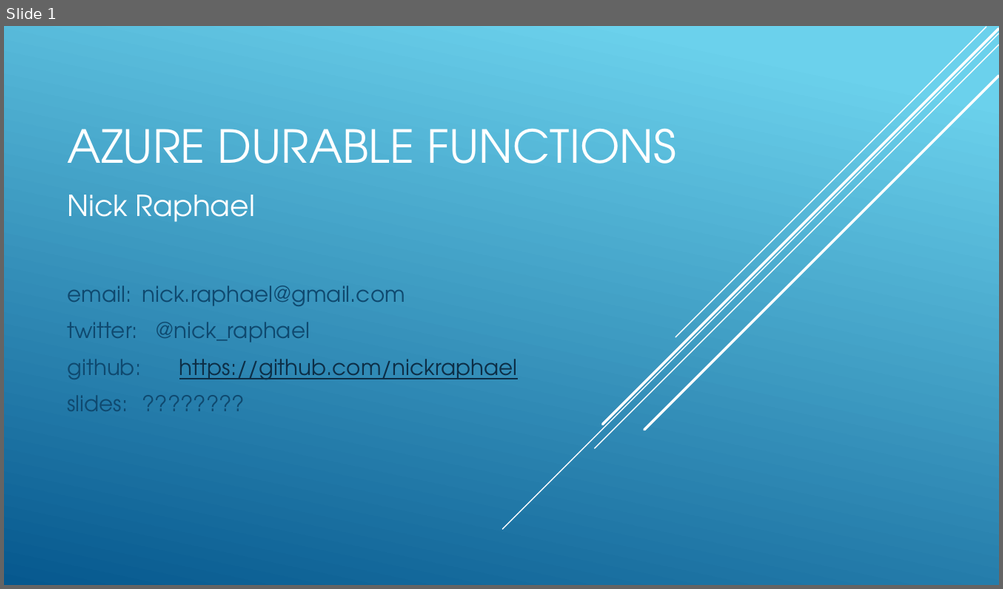
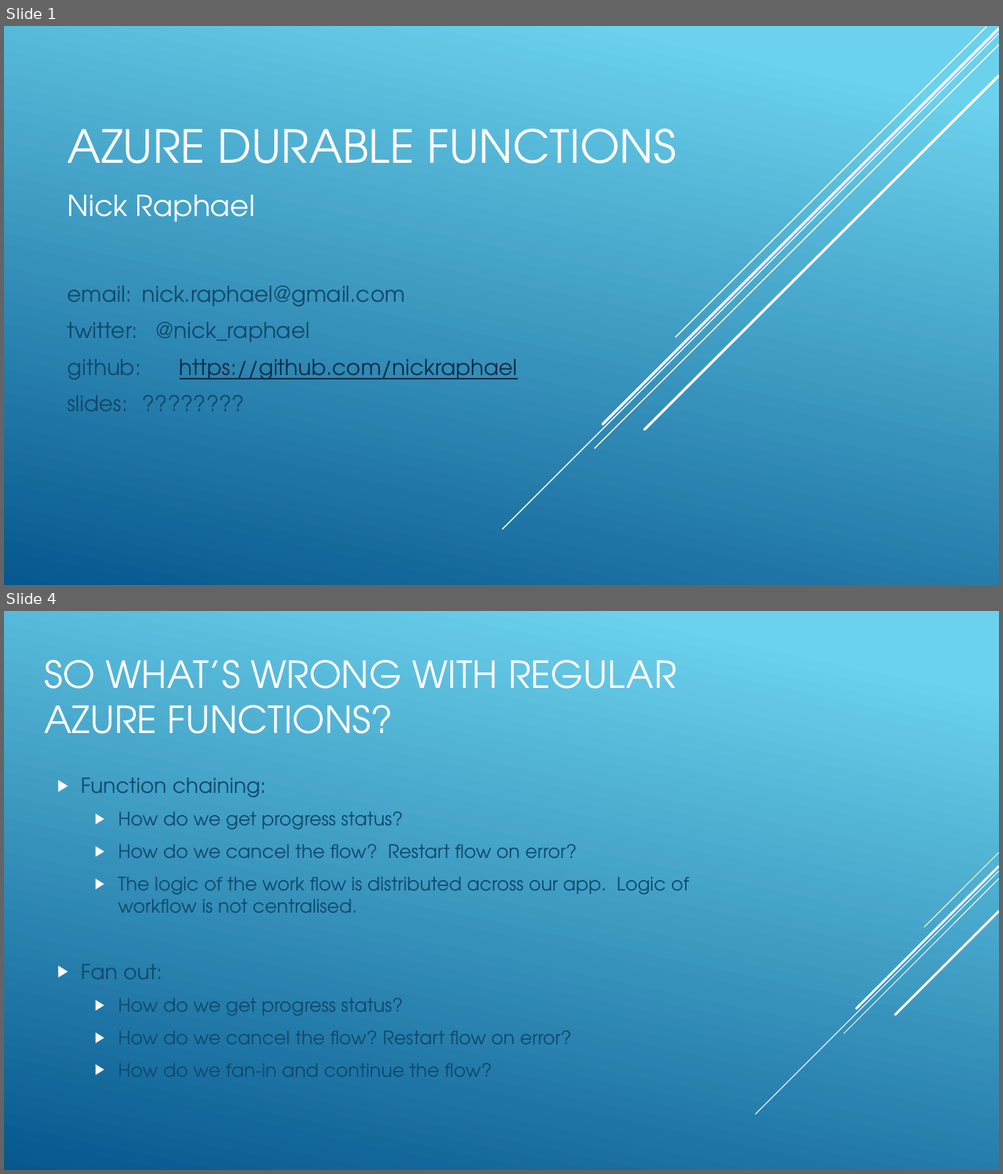
Before and after one commit to nickraphael/Presentations, a slide deck: Azure Durable Functions.pptx. Shown one above the other, each under a label of ours: slide 1 before the commit, slides 1 and 4 after it; the slides between them are not shown. The pictures are 1003x589 and 1003x1174 pixels, drawn with LibreOffice and Linux fonts; fonts in the diff are those of the drawing. Boxes give left, top, right and bottom in pixels: in the first picture for what was removed or moved away, otherwise in the second. Text is boxed around its words. In the diff, an @@ line names an element or a change of style, - is before the commit and + after.

```diff
--- a/Azure Durable Functions.pptx
+++ b/Azure Durable Functions.pptx
@@ slide 4 added at [4,611,999,1170], background gradient #6ED2EB to #06588E @@
@@ title added at [45,660,676,734], 36 pt, text #FFFFFF @@
+SO WHAT’S WRONG WITH REGULAR AZURE FUNCTIONS?
@@ text added at [81,777,688,913], 18 pt, text #0F496F @@
+▶ Function chaining:
+  ▶ How do we get progress status?
+  ▶ How do we cancel the flow? Restart flow on error?
+  ▶ The logic of the work flow is distributed across our app. Logic of workflow is not centralised.
@@ group added at [755,853,999,1115]: 5 lines @@
@@ text added at [81,964,572,1077], 18 pt, text #0F496F @@
+▶ Fan out:
+  ▶ How do we get progress status?
+  ▶ How do we cancel the flow? Restart flow on error?
+  ▶ How do we fan-in and continue the flow?
```
Also in this commit, not shown: 2 other slides added.
